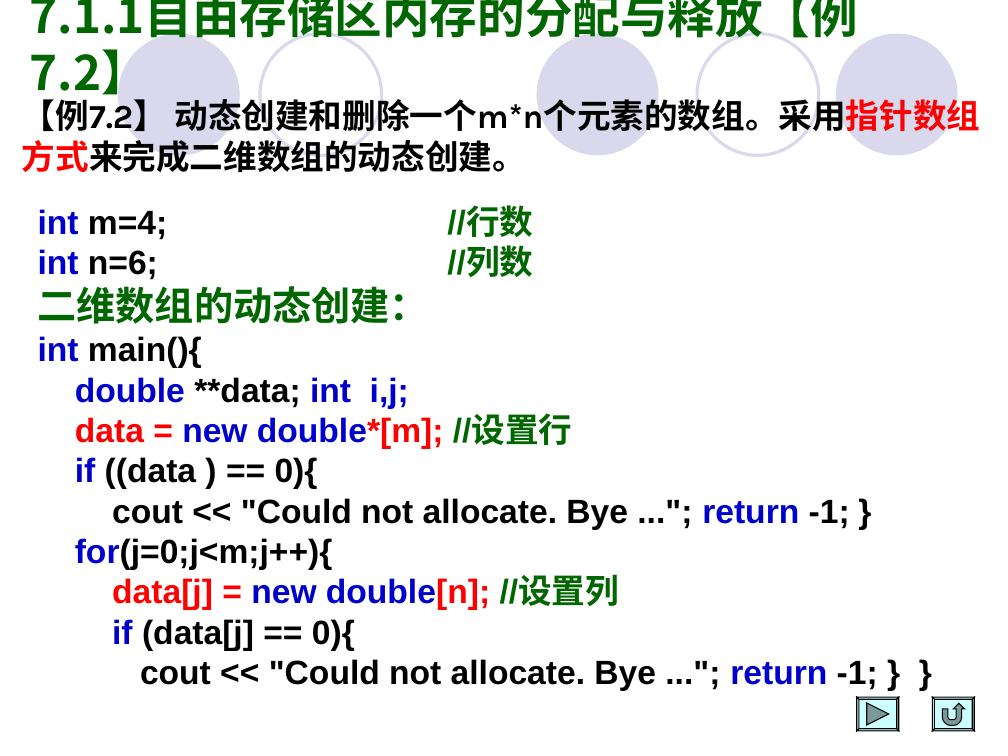
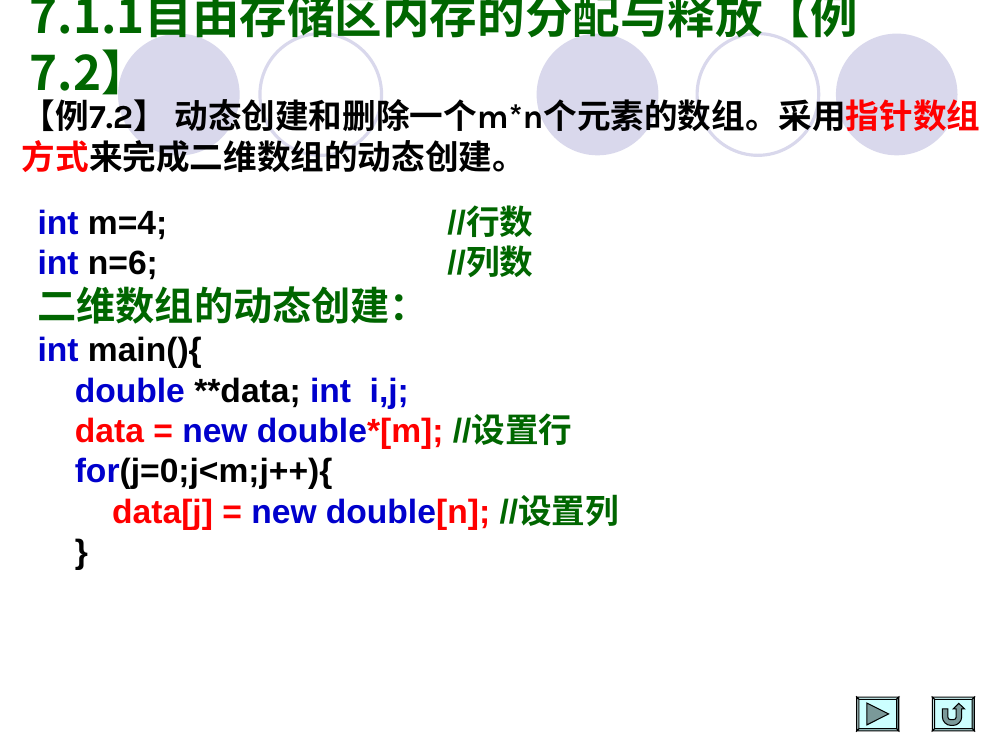
Before and after one commit to Changhe160/Changhe160.github.io, a slide deck: slide 83 of teachingRes/Cplusplus/unit07动态内存分配与数据结构.ppt. Drawn at 1008x756 pixels with LibreOffice and Linux fonts; fonts in the diff are those of the drawing. Boxes give left, top, right and bottom in pixels: in the first picture for what was removed or moved away, otherwise in the second. Text is boxed around its words. In the diff, an @@ line names an element or a change of style, - is before the commit and + after.

```diff
--- a/teachingRes/Cplusplus/unit07动态内存分配与数据结构.ppt
+++ b/teachingRes/Cplusplus/unit07动态内存分配与数据结构.ppt
@@ text at [75,457,850,530]: paragraphs removed @@
-if ((data ) == 0){
-cout << "Could not allocate. Bye ..."; return -1; }
@@ text at [112,619,878,691]: text changed @@
-if (data[j] == 0){
-cout << "Could not allocate. Bye ..."; return -1; } }
+}
@@ freeform shape at [857,698,899,731]: outline redrawn @@
@@ freeform shape at [932,698,975,731]: outline redrawn @@
```
Also in this commit, not shown: 110 other slides changed, 2 slides added, 2 slides removed, 3 other files.
